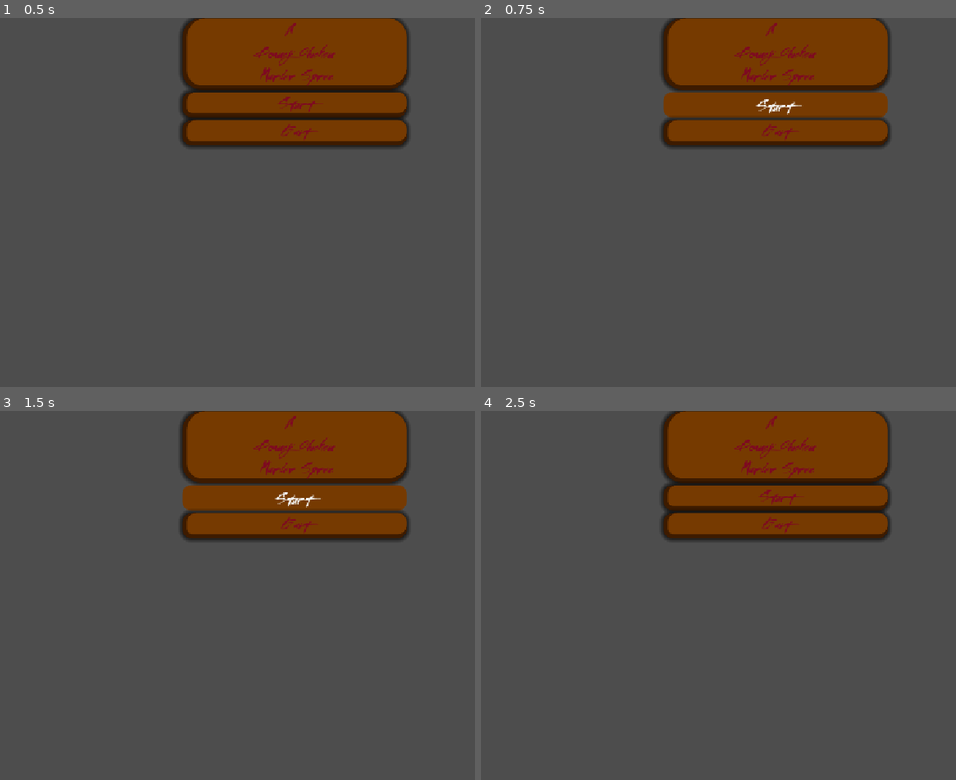
Above: before the commit, frames 1-4 (two rows, left to right).
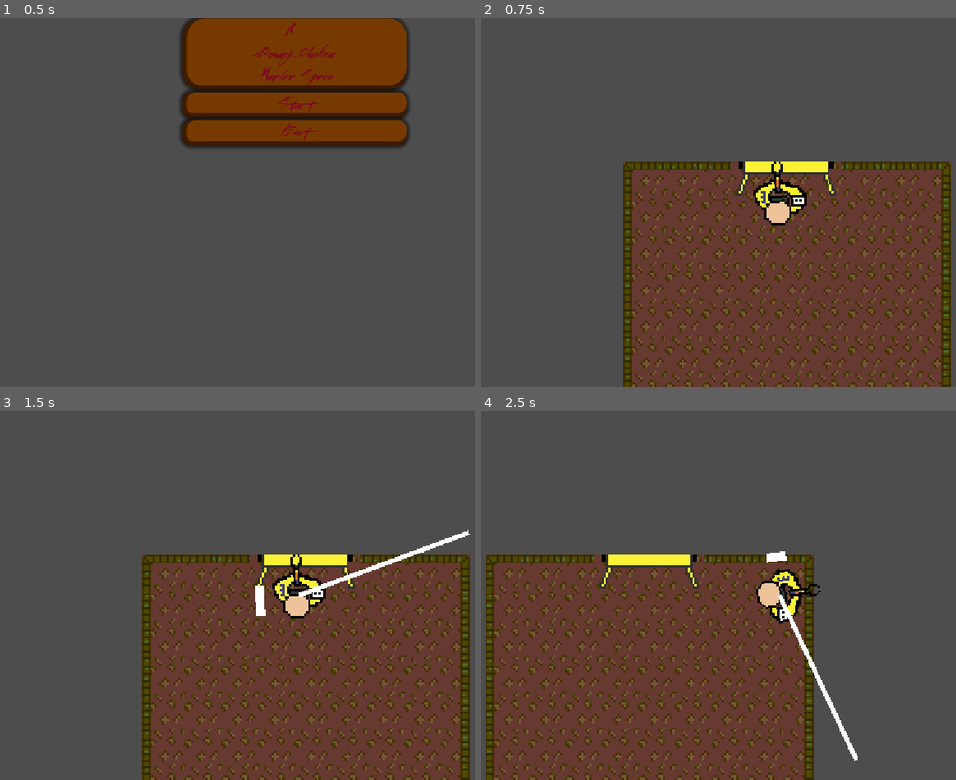
Above: after the commit, the same moments.

Repository: C6-H/BouncyBulletBounce
Game: Godot game, scene res://Scenes/game.tscn
Two runs of this game, one before a commit and one after it. Both use one fixed random seed, a clock stepped at 60 frames per second and the inputs below.
Inputs (mouse positions are in pixels of both pictures, inside the frame that each line leads up to):
- Up to frame 1 (0.5 s): no input
- Up to frame 2 (0.75 s): click "Start" at 0.5 s
- Up to frame 3 (1.5 s): click (294, 499) at 1.25 s, where only the run before the commit has a clickable "Start"
- Up to frame 4 (2.5 s): tap Enter at 2 s; move the mouse to (922, 577) at 2.02 s; press the mouse at (922, 577) at 2.03 s; hold D (Right) from 2.03 s (still down)

Frame 1 is identical in both runs. In frame 2, 59% of the frame differs, in the area x 29-99%, y 0-100%; in frame 3, 59%; in frame 4, 59%, in the area x 1-87%, y 0-100%.

Commit message:
save file

Diff:
--- a/Scenes/game.tscn
+++ b/Scenes/game.tscn
@@ -17,3 +17,5 @@
 offset_right = 569.0
 offset_bottom = 1.0
 grow_vertical = 1
+
+[connection signal="startgame" from="Main menu" to="Game manager" method="_on_main_menu_startgame"]
--- a/Scripts/game_manager.gd
+++ b/Scripts/game_manager.gd
@@ -7,25 +7,28 @@
 var score = 0
 var played_rooms = []
 var current_room = 0
+var save_path = "res://other/save_data/Save.tres"
 
-
-
-
-# Called when the node enters the scene tree for the first time.
 func _ready() -> void:
+	load_save()
 	next_room()
 
 
-# Called every frame. 'delta' is the elapsed time since the previous frame.
-func _process(_delta: float) -> void:
-	pass
+func _on_main_menu_startgame() -> void:
+	get_tree().change_scene_to_file("res://Scenes/Rooms/spawn_room.tscn")
+	var score = 0
+	var played_rooms = []
+	var current_room = 0
+	var save = {
+	save_score = score,
+	save_current_room = current_room,
+	save_played_rooms = played_rooms
+	}
+
 
 func next_room():
 	var next_tag = -1
-	if current_room == 0:
-		# loads spawn room
-		pass
-	elif len(played_rooms) != len(ROOMS):
+	if len(played_rooms) != len(ROOMS):
 		while next_tag in played_rooms or next_tag == -1:
 			next_tag = randi_range(0, len(ROOMS))
 		played_rooms.append(next_tag)
@@ -40,3 +43,10 @@
 		save_current_room = current_room,
 		save_played_rooms = played_rooms
 	}
+	var save_file = FileAccess.open(save_path, FileAccess.WRITE)
+	save_file.store_var(save)
+
+func load_save():
+	if FileAccess.file_exists(save_path):
+		var save_data = FileAccess.open(save_path, FileAccess.READ)
+		var data = save_data.get_var()
--- a/Scripts/main_menu.gd
+++ b/Scripts/main_menu.gd
@@ -1,8 +1,9 @@
 extends Control
 
+signal startgame
 
 func _on_start_pressed() -> void:
-	pass # Replace with function body.
+	emit_signal("startgame")
 
 
 
